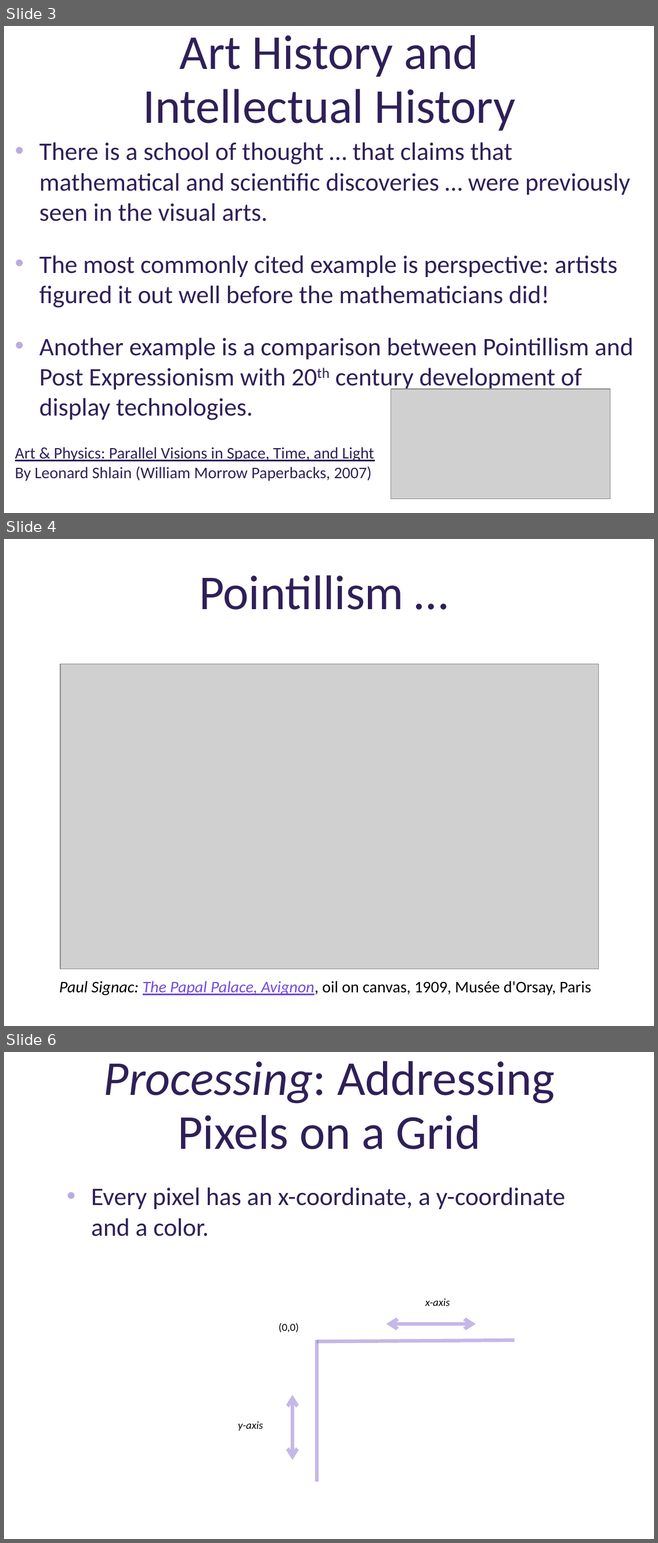
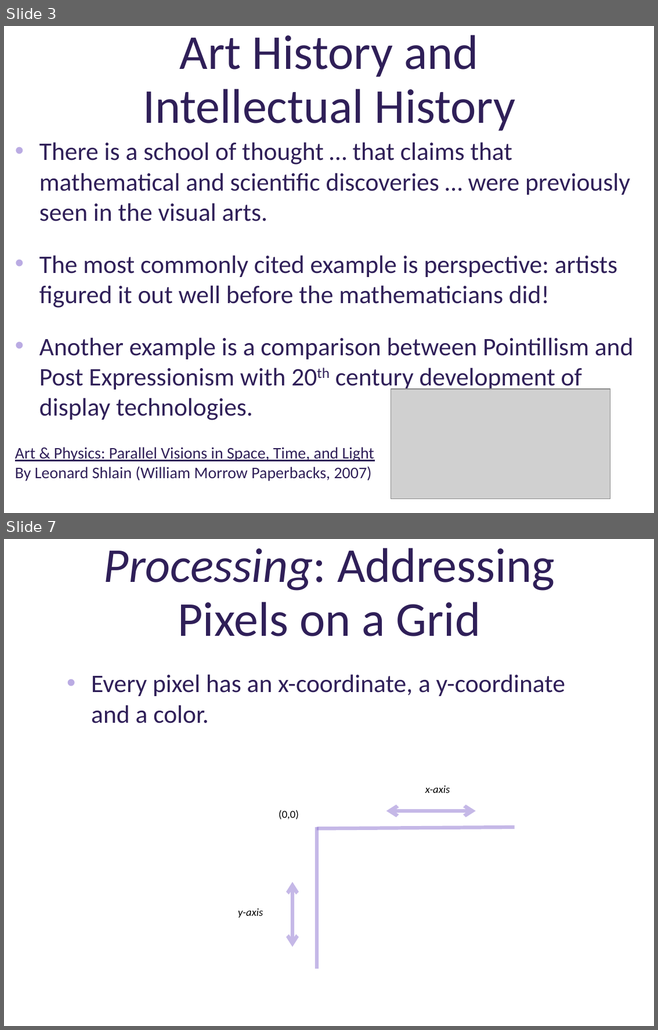
Before and after one commit to deenaengel/TF3_ProcessingSlides, a slide deck: Processing_Presentation_TF3_DE_notes.pptx. Shown one above the other, each under a label of ours: slides 3, 4 and 6 before the commit, slides 3 and 7 after it; the slides between them are not shown. The pictures are 658x1543 and 658x1030 pixels, drawn with LibreOffice and Linux fonts; fonts in the diff are those of the drawing; grey boxes stand for pictures; background and template pictures are left out. Boxes give left, top, right and bottom in pixels: in the first picture for what was removed or moved away, otherwise in the second. Text is boxed around its words. In the diff, an @@ line names an element or a change of style, - is before the commit and + after.

```diff
--- a/Processing_Presentation_TF3_DE_notes.pptx
+++ b/Processing_Presentation_TF3_DE_notes.pptx
@@ slide 4 removed at <box>4,539,654,1026</box>, background picture (left out) @@
@@ title removed at <box>199,575,404,610</box> @@
-Pointillism …
@@ picture removed at <box>60,664,598,969</box> @@
@@ text removed at <box>59,981,590,995</box> @@
-Paul Signac: The Papal Palace, Avignon, oil on canvas, 1909, Musée d'Orsay, Paris
@@ what was slide 6 is now slide 7 @@
```
Also in this commit, not shown: 4 slides changed, 3 slides added, 1 other slide removed.
